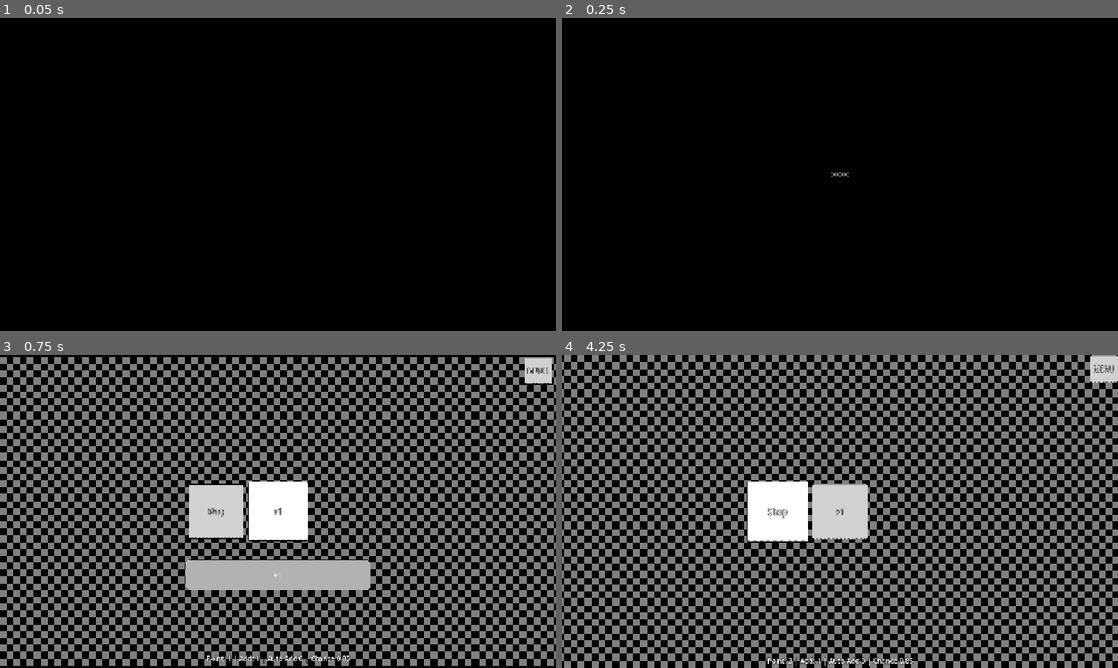
Above: before the commit, frames 1-4 (two rows, left to right).
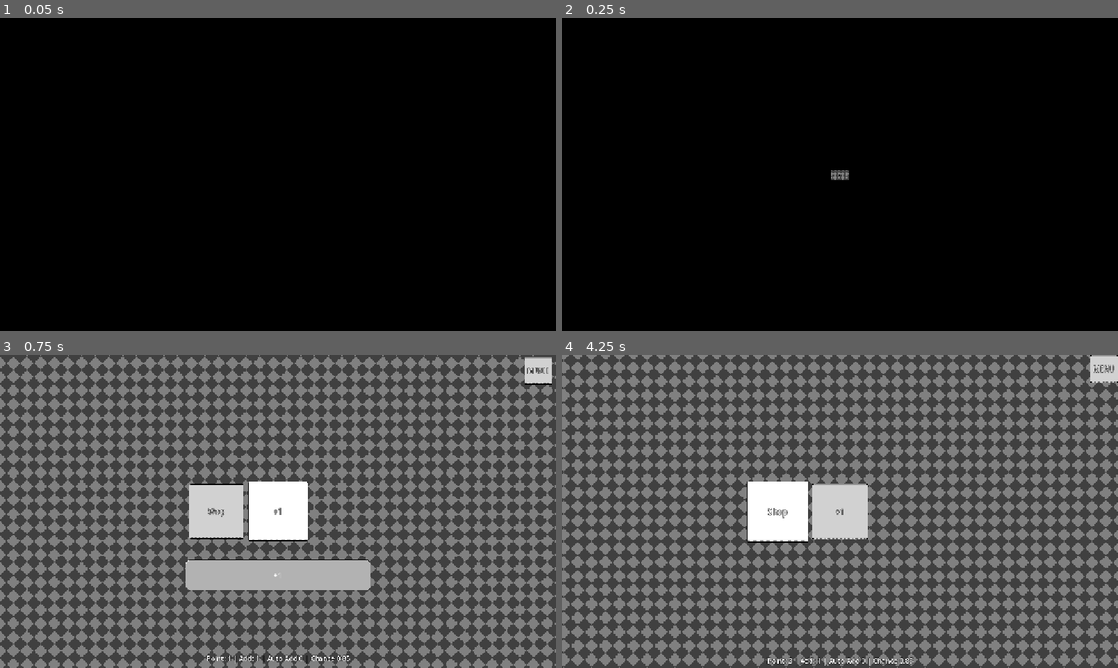
Above: after the commit, the same moments.

Repository: Maler2/clicker-game-rebooted
Game: Godot game, scene res://scene/main.tscn
Two runs of this game, one before a commit and one after it. Both use one fixed random seed, a clock stepped at 60 frames per second and the inputs below.
Inputs:
- Up to frame 1 (0.05 s): no input
- Up to frame 2 (0.25 s): no input
- Up to frame 3 (0.75 s): click "+1" at 0.5 s
- Up to frame 4 (4.25 s): click "Shop" at 1.25 s; click "BUY" at 2 s; click "+1" at 2.75 s; click "Shop" at 3.5 s

Frame 1 is identical in both runs. In frame 2, less than 0.1% of the frame differs, in the area x 48-52%, y 48-52%; in frame 3, 71%; in frame 4, 73%, in the area x 0-100%, y 0-100%.

Commit message:
mencoba pakai shader (visual)

Diff:
--- a/scene/main.tscn
+++ b/scene/main.tscn
@@ -1,7 +1,7 @@
 [gd_scene format=3 uid="uid://c0ji8v3uit1f2"]
 
 [ext_resource type="Script" uid="uid://l8ac2a0hj00p" path="res://script/main.gd" id="1_itxqv"]
-[ext_resource type="Shader" uid="uid://bscpy2i3rn6qg" path="res://shader/main.gdshader" id="2_b5f6u"]
+[ext_resource type="Shader" uid="uid://c1rdexdj3aql5" path="res://shader/background.tres" id="2_b5f6u"]
 [ext_resource type="Texture2D" uid="uid://dydc4hp3cvdmc" path="res://assets/background/bg.png" id="2_of57s"]
 [ext_resource type="PackedScene" uid="uid://ykklgg2t1gli" path="res://scene/shop.tscn" id="2_v0l8b"]
 [ext_resource type="PackedScene" uid="uid://bccy4xnwv62ap" path="res://scene/menu.tscn" id="3_wp4xf"]
@@ -10,10 +10,10 @@
 [ext_resource type="PackedScene" uid="uid://cu0locohl5tr" path="res://scene/audio.tscn" id="6_4j5ol"]
 [ext_resource type="PackedScene" uid="uid://dfjrcga0fnw8r" path="res://scene/other.tscn" id="8_of57s"]
 
-[sub_resource type="ShaderMaterial" id="ShaderMaterial_of57s"]
+[sub_resource type="ShaderMaterial" id="ShaderMaterial_tqoya"]
 shader = ExtResource("2_b5f6u")
-shader_parameter/bg_color = Color(0.5, 0.5, 0.5, 1)
-shader_parameter/color_intensity = 1.0
+shader_parameter/bg_color = Color(1, 1, 1, 1)
+shader_parameter/color_intensity = 0.5
 
 [node name="Main" type="Control" unique_id=54699926]
 layout_mode = 3
@@ -25,19 +25,19 @@
 script = ExtResource("1_itxqv")
 speed_scroll = 50
 
-[node name="bg" type="TextureRect" parent="." unique_id=1160473517]
+[node name="bg" type="TextureRect" parent="." unique_id=1664884810]
 show_behind_parent = true
-material = SubResource("ShaderMaterial_of57s")
+material = SubResource("ShaderMaterial_tqoya")
 layout_mode = 1
 anchors_preset = 15
 anchor_right = 1.0
 anchor_bottom = 1.0
 offset_left = -640.0
+offset_top = -360.0
 offset_right = 640.0
+offset_bottom = 360.0
 grow_horizontal = 2
 grow_vertical = 2
-pivot_offset = Vector2(1280, 0)
-mouse_filter = 2
 texture = ExtResource("2_of57s")
 stretch_mode = 1
 
--- a/scene/other.tscn
+++ b/scene/other.tscn
@@ -44,14 +44,32 @@
 size_flags_horizontal = 3
 text = "X"
 
-[node name="HBoxContainer" type="HBoxContainer" parent="panel/vboxcontainer" unique_id=616830591]
+[node name="dark_mode" type="HBoxContainer" parent="panel/vboxcontainer" unique_id=616830591]
 layout_mode = 2
 
-[node name="Label" type="Label" parent="panel/vboxcontainer/HBoxContainer" unique_id=833150490]
+[node name="Label" type="Label" parent="panel/vboxcontainer/dark_mode" unique_id=833150490]
 layout_mode = 2
 size_flags_horizontal = 3
 text = "Dark Mode:"
 vertical_alignment = 1
 
-[node name="CheckButton" type="CheckButton" parent="panel/vboxcontainer/HBoxContainer" unique_id=904747286]
+[node name="CheckButton" type="CheckButton" parent="panel/vboxcontainer/dark_mode" unique_id=904747286]
 layout_mode = 2
+
+[node name="color_bg" type="HBoxContainer" parent="panel/vboxcontainer" unique_id=997212697]
+layout_mode = 2
+
+[node name="Label" type="Label" parent="panel/vboxcontainer/color_bg" unique_id=1130151529]
+layout_mode = 2
+size_flags_horizontal = 3
+text = "bg color:"
+vertical_alignment = 1
+
+[node name="ColorPicker" type="ColorPicker" parent="panel/vboxcontainer/color_bg" unique_id=1376292995]
+layout_mode = 2
+edit_alpha = false
+edit_intensity = false
+picker_shape = 4
+can_add_swatches = false
+sampler_visible = false
+presets_visible = false
--- a/script/global.gd
+++ b/script/global.gd
@@ -59,6 +59,8 @@
 
 var dark_mode: bool = false
 
+var bg_color: Color = Color(1.0, 1.0, 1.0)
+
 func saving() -> void:
 	var data: Dictionary = {
 		"point": point,
@@ -103,7 +105,8 @@
 	var data: Dictionary = {
 		"master_val": master_val,
 		"sfx_val": sfx_val,
-		"dark_mode": dark_mode
+		"dark_mode": dark_mode,
+		"bg_color": bg_color.to_html(false)
 	}
 
 	var json_string: String = JSON.stringify(data)
@@ -129,6 +132,11 @@
 			sfx_val = data.get("sfx_val", sfx_val)
 
 			dark_mode = data.get("dark_mode", dark_mode)
+
+			var saved_bg = data.get("bg_color", null)
+
+			if saved_bg != null:
+				bg_color = Color.html((str(saved_bg)))
 
 			var master_index: int = AudioServer.get_bus_index("Master")
 			if master_index != -1:
--- a/script/main.gd
+++ b/script/main.gd
@@ -29,6 +29,7 @@
 	print("Main Loaded!")
 	Global.preference_loading()
 	Global.theme_changed.connect(theme_change)
+	bg_color_changed(Global.bg_color)
 
 	theme = Global.get_current_theme()
 
@@ -62,6 +63,7 @@
 	setting.other_request.connect(open_other)
 	other.close_request_other.connect(close_other)
 	other.apply.connect(theme_change)
+	other.bg_color_request.connect(bg_color_changed)
 
 	# text
 	shop_button.text = "Shop"
@@ -101,7 +103,12 @@
 	if bg.position.x <= 0:
 		bg.position.x += speed_scroll * delta
 	else:
-		bg.position.x = -640
+		bg.position.x -= 640.0
+
+	if bg.position.y <= 0:
+		bg.position.y += speed_scroll * delta
+	else:
+		bg.position.y -= 64.0
 
 func theme_change() -> void:
 	theme = Global.get_current_theme()
@@ -125,7 +132,7 @@
 		auto_timer.start()
 
 func debug_label_info() -> void:
-	debug_label.text = "Debug\nChance: %.2f\nbg pos: X %d Y %d" % [luck, bg.position.x, bg.position.y]
+	debug_label.text = "Debug\nChance: %.2f\nbg pos: X %.2f Y %.2f\nbg_color: %s" % [luck, bg.position.x, bg.position.y, Global.bg_color.to_html(false)]
 
 # fungsi kustom
 func upd_point() -> void:
@@ -299,3 +306,9 @@
 	tween.tween_callback(func(): other.visible = false)
 	setting.visible = true
 	tween.tween_property(setting, "position", Vector2(427, 0), 0.4).set_trans(Tween.TRANS_EXPO).set_ease(Tween.EASE_OUT)
+
+func bg_color_changed(color: Color) -> void:
+	var shader_mat = bg.material as ShaderMaterial
+
+	if shader_mat:
+		shader_mat.set_shader_parameter("bg_color", color)
--- a/script/other.gd
+++ b/script/other.gd
@@ -2,31 +2,43 @@
 
 signal close_request_other
 signal apply
+signal bg_color_request
 
 @onready var back_button: Button = $panel/vboxcontainer/close/button
 @onready var panel: Panel = $panel
-@onready var dark_check_button: CheckButton = $panel/vboxcontainer/HBoxContainer/CheckButton
+@onready var dark_check_button: CheckButton = $panel/vboxcontainer/dark_mode/CheckButton
+@onready var bg_color: ColorPicker = $panel/vboxcontainer/color_bg/ColorPicker
 
 func _ready() -> void:
-    Global.preference_loading()
-    dark_check_button.set_pressed_no_signal(Global.dark_mode)
-    panel.self_modulate = Color(1, 1, 1, 0.5)
-    visible = false
-    position.y = -720
-    back_button.pressed.connect(back_btn_pressed)
-    dark_check_button.toggled.connect(dark_chk_btn_toggle)
+	Global.preference_loading()
+
+	if !bg_color.color_changed.is_connected(bg_color_changed):
+		bg_color.color_changed.connect(bg_color_changed)
+
+	await get_tree().process_frame
+
+	bg_color.color = Global.bg_color
+
+	dark_check_button.set_pressed_no_signal(Global.dark_mode)
+	panel.self_modulate = Color(1, 1, 1, 0.5)
+	visible = false
+	position.y = -720
+	back_button.pressed.connect(back_btn_pressed)
+	dark_check_button.toggled.connect(dark_chk_btn_toggle)
 
 func back_btn_pressed() -> void:
-    close_request_other.emit()
+	Global.preference_saving()
+	close_request_other.emit()
 
 func dark_chk_btn_toggle(toggled_on: bool) -> void:
-    if toggled_on:
-        print("test on")
-        Global.dark_mode = true
-        Global.preference_saving()
-        apply.emit()
-    else:
-        print("test off")
-        Global.dark_mode = false
-        Global.preference_saving()
-        apply.emit()
+	if toggled_on:
+		Global.dark_mode = true
+		apply.emit()
+	else:
+		Global.dark_mode = false
+		apply.emit()
+
+func bg_color_changed(color: Color)-> void:
+	print("color id: %s" % bg_color.color)
+	Global.bg_color = color
+	bg_color_request.emit(color)
--- /dev/null
+++ b/shader/background.tres
@@ -0,0 +1,43 @@
+[gd_resource type="VisualShader" format=3 uid="uid://c1rdexdj3aql5"]
+
+[sub_resource type="VisualShaderNodeColorParameter" id="VisualShaderNodeColorParameter_34o2h"]
+output_port_for_preview = 0
+parameter_name = "bg_color"
+default_value_enabled = true
+
+[sub_resource type="VisualShaderNodeFloatParameter" id="VisualShaderNodeFloatParameter_hd8md"]
+output_port_for_preview = 0
+parameter_name = "color_intensity"
+hint = 1
+default_value_enabled = true
+default_value = 0.5
+
+[sub_resource type="VisualShaderNodeVectorOp" id="VisualShaderNodeVectorOp_wm7u2"]
+output_port_for_preview = 0
+expanded_output_ports = [0]
+operator = 2
+
+[sub_resource type="VisualShaderNodeVectorOp" id="VisualShaderNodeVectorOp_ulyev"]
+output_port_for_preview = 0
+operator = 2
+
+[sub_resource type="VisualShaderNodeTexture" id="VisualShaderNodeTexture_34o2h"]
+output_port_for_preview = 0
+source = 2
+texture_type = 2
+
+[resource]
+mode = 1
+flags/light_only = false
+nodes/fragment/0/position = Vector2(400, 2360)
+nodes/fragment/2/node = SubResource("VisualShaderNodeColorParameter_34o2h")
+nodes/fragment/2/position = Vector2(-660, 2260)
+nodes/fragment/3/node = SubResource("VisualShaderNodeFloatParameter_hd8md")
+nodes/fragment/3/position = Vector2(-660, 2740)
+nodes/fragment/5/node = SubResource("VisualShaderNodeVectorOp_wm7u2")
+nodes/fragment/5/position = Vector2(-200, 2280)
+nodes/fragment/6/node = SubResource("VisualShaderNodeVectorOp_ulyev")
+nodes/fragment/6/position = Vector2(100, 2280)
+nodes/fragment/7/node = SubResource("VisualShaderNodeTexture_34o2h")
+nodes/fragment/7/position = Vector2(-660, 3280)
+nodes/fragment/connections = PackedInt32Array(3, 0, 6, 1, 2, 0, 5, 1, 7, 0, 5, 0, 5, 0, 6, 0, 6, 0, 0, 0)
Binary file changed: assets/background/bg.png
Not shown, changed: assets/background/bg.png.import
